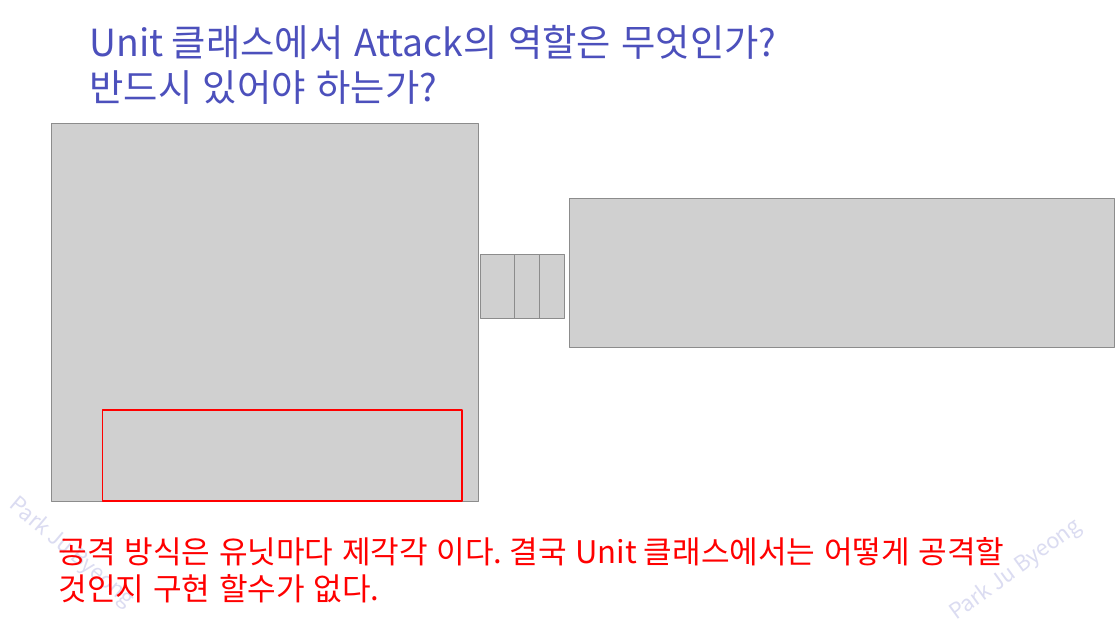
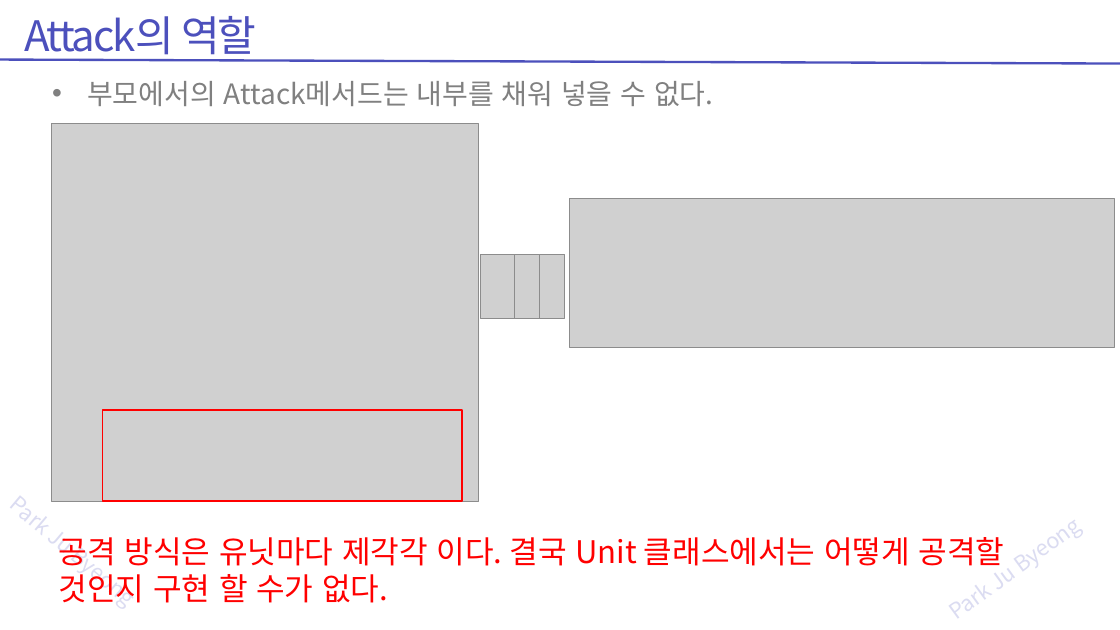
Before and after one commit to zest132/JavaLecture, a slide deck: slide 24 of JavaLecture/LectureFile/java 11강 인터페이스와다형성.pptx (slide 22 before the commit). Drawn at 1120x630 pixels with LibreOffice and Linux fonts; fonts in the diff are those of the drawing; grey boxes stand for pictures. Boxes give left, top, right and bottom in pixels: in the first picture for what was removed or moved away, otherwise in the second. Text is boxed around its words. In the diff, an @@ line names an element or a change of style, - is before the commit and + after.

```diff
--- a/JavaLecture/LectureFile/java 11강 인터페이스와다형성.pptx
+++ b/JavaLecture/LectureFile/java 11강 인터페이스와다형성.pptx
@@ text added at [24, 16, 256, 62], 54 pt, text #4C50BC @@
+Attack의 역할
@@ text removed at [89, 25, 776, 104] @@
-Unit 클래스에서 Attack의 역할은 무엇인가?
-반드시 있어야 하는가?
@@ line added from (1120, 63) to (0, 59), #4C50BC 3 pt @@
@@ text added at [87, 81, 713, 106], 36 pt, text #808080 @@
+• 부모에서의 Attack메서드는 내부를 채워 넣을 수 없다.
@@ text at [59, 537, 1005, 603]: spaces changed @@
-공격 방식은 유닛마다 제각각 이다. 결국 Unit 클래스에서는 어떻게 공격할 것인지 구현 할수가 없다.
+공격 방식은 유닛마다 제각각 이다. 결국 Unit 클래스에서는 어떻게 공격할 것인지 구현 할 수가 없다.
```
Also in this commit, not shown: 26 other slides changed, 16 slides added, 7 slides removed, 7 other files.
